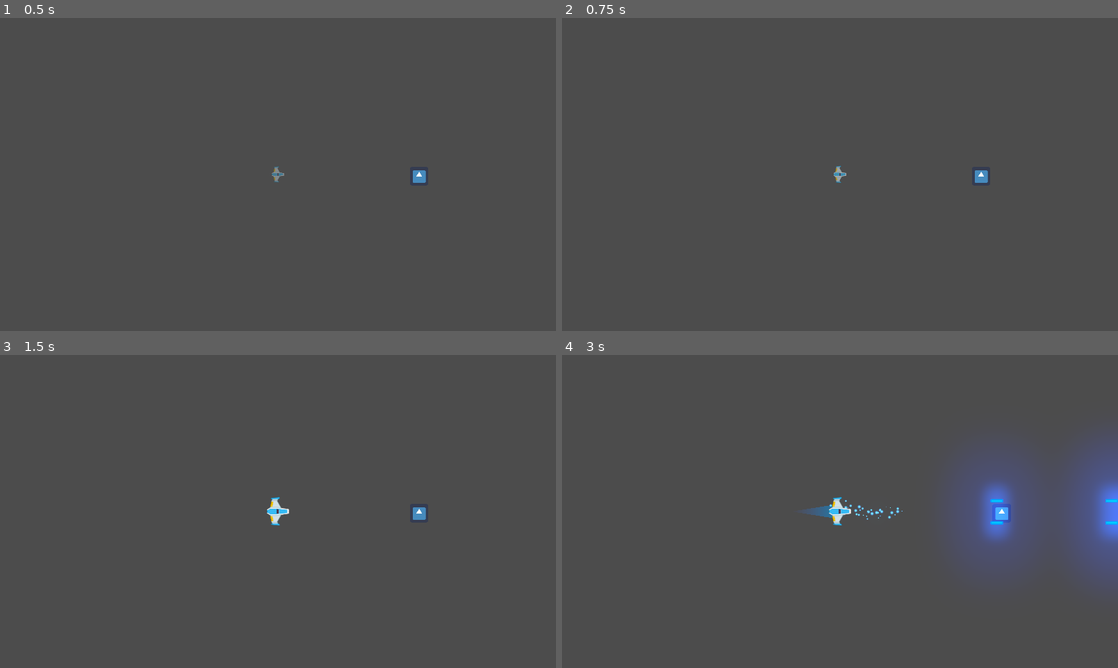
Above: before the commit, frames 1-4 (two rows, left to right).
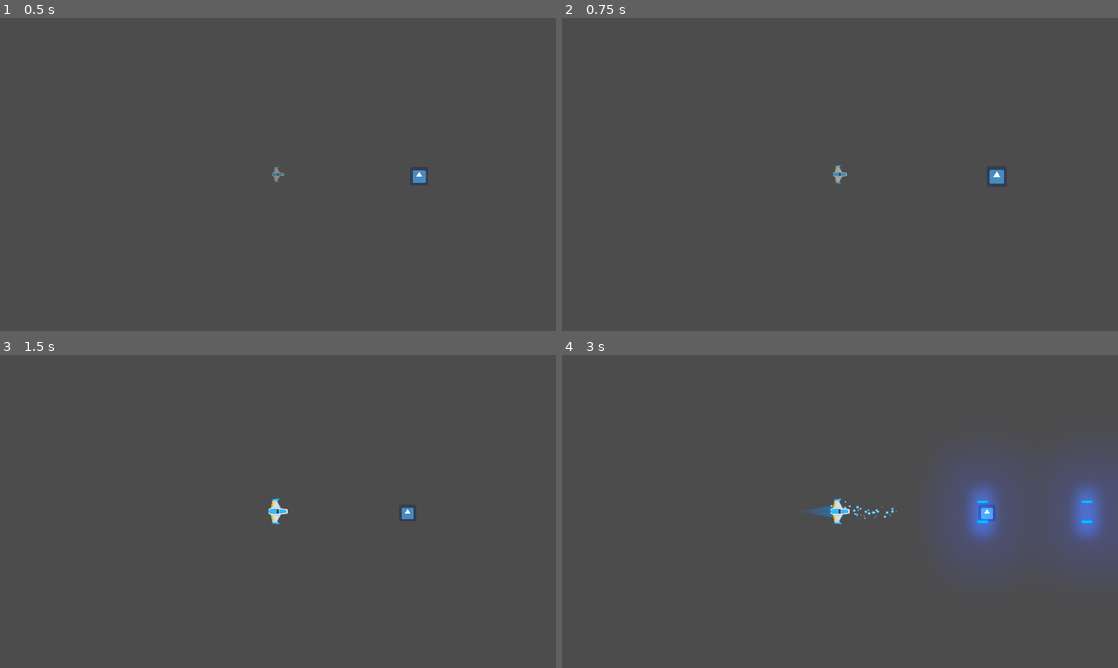
Above: after the commit, the same moments.

Repository: MRuiz1003/Meteoritos_Juego
Game: Godot game, scene res://Juego/Niveles/NivelTest.tscn
The game is run twice, just before and just after one commit, with the same random seed, the same clock (stepped at 60 frames per second) and the same inputs. The engine's default icon, where the game draws it, is replaced by a stand-in: a white triangle on a blue panel in a dark square.
Inputs (mouse positions are in pixels of both pictures, inside the frame that each line leads up to):
- Up to frame 1 (0.5 s): no input
- Up to frame 2 (0.75 s): move the mouse to (962, 158) at 0.52 s; hold W (mover_adelante) from 0.53 s (still down); hold Mouse wheel up (zoom_acercar) from 0.53 s (still down)
- Up to frame 3 (1.5 s): tap Mouse wheel down (zoom_alejar) at 0.8, 1.35 s; move the mouse to (166, 527) at 1.27 s; release W (mover_adelante) at 1.28 s; release Mouse wheel up (zoom_acercar) at 1.28 s; hold S (mover_atras) from 1.28 s (still down)
- Up to frame 4 (3 s): tap Mouse wheel up (zoom_acercar) at 1.55 s; move the mouse to (895, 442) at 2.02 s; release S (mover_atras) at 2.03 s; hold Z (disparo_principal) 2.03-2.78 s; hold W (mover_adelante) from 2.03 s (still down); tap Mouse wheel down (zoom_alejar) at 2.3 s; move the mouse to (812, 574) at 2.77 s; tap X (disparo_secundario) at 2.85 s

Frame 1 is identical in both runs. In frame 2, 0.2% of the frame differs, in the area x 48-80%, y 46-54%; in frame 3, 0.3%; in frame 4, 3.0%, in the area x 43-100%, y 33-66%.

Commit message:
Zoom cámara
Se agregó el zoom de la cámara del jugador

Diff:
--- a/Juego/Naves/Player/CamaraPlayer.gd
+++ b/Juego/Naves/Player/CamaraPlayer.gd
@@ -12,5 +12,6 @@
 		controlar_zoom(variacion_zoom)
 
 func controlar_zoom(mod_zoom: float) -> void:
-	zoom.x = clamp(zoom.x + mod_zoom, zoom_minimo, zoom_maximo)
-	zoom.y = clamp(zoom.y + mod_zoom, zoom_minimo, zoom_maximo)
+	var zoom_x = clamp(zoom.x + mod_zoom, zoom_minimo, zoom_maximo)
+	var zoom_y = clamp(zoom.y + mod_zoom, zoom_minimo, zoom_maximo)
+	zoom_suavizado(zoom_x, zoom_y, 0.15)
--- a/Juego/Naves/Player/Player.tscn
+++ b/Juego/Naves/Player/Player.tscn
@@ -9,7 +9,7 @@
 [ext_resource path="res://Juego/Naves/Player/Motor/MotorSFX.tscn" type="PackedScene" id=7]
 [ext_resource path="res://Juego/Naves/Player/hit.ogg" type="AudioStream" id=8]
 [ext_resource path="res://Juego/Naves/Player/Escudo/Escudo.tscn" type="PackedScene" id=9]
-[ext_resource path="res://Juego/Niveles/CamaraJuego.gd" type="Script" id=10]
+[ext_resource path="res://Juego/Naves/Player/CamaraPlayer.gd" type="Script" id=10]
 
 [sub_resource type="CircleShape2D" id=1]
 radius = 36.2354
@@ -93,6 +93,9 @@
 points = PoolVector2Array( 0, 0, 60, 0 )
 width = 50.0
 is_emitting = true
+resolution = 5.0
+lifetime = 0.5
+max_points = 100
 target_path = NodePath("..")
 
 [node name="MotorSFX" parent="." instance=ExtResource( 7 )]
--- a/Juego/Niveles/CamaraJuego.gd
+++ b/Juego/Niveles/CamaraJuego.gd
@@ -14,9 +14,10 @@
 
 func devolver_zoom_original() -> void:
 	puede_hacer_zoom = false
-	zoom_suavizado(zoom_original.x, zoom_original.y, 1.0)
+	zoom_suavizado(zoom_original.x, zoom_original.y, 1.5)
 
 func zoom_suavizado(nuevo_zoom_x: float, nuevo_zoom_y: float, tiempo_transicion: float) -> void:
+# warning-ignore:return_value_discarded
 	tween_zoom.interpolate_property(
 		self,
 		"zoom",
@@ -26,4 +27,5 @@
 		Tween.TRANS_LINEAR,
 		Tween.EASE_IN_OUT
 	)
+# warning-ignore:return_value_discarded
 	tween_zoom.start()
--- a/Juego/Niveles/Nivel.gd
+++ b/Juego/Niveles/Nivel.gd
@@ -11,6 +11,7 @@
 onready var contenedor_meteoritos: Node
 onready var contenedor_sector_meteoritos: Node
 onready var camara_nivel: Camera2D = $CamaraNivel
+onready var camara_player: Camera2D = $Player/CamaraPlayer
 
 var meteoritos_totales: int = 0
 
@@ -52,9 +53,10 @@
 	new_sector_meteoritos.crear(centro_camara, numero_peligros)
 	camara_nivel.global_position = centro_camara
 	contenedor_sector_meteoritos.add_child(new_sector_meteoritos)
-	$Player/CamaraPlayer.devolver_zoom_original()
+	camara_nivel.zoom = camara_player.zoom
+	camara_nivel.devolver_zoom_original()
 	transicion_camaras(
-		$Player/CamaraPlayer.global_position,
+		camara_player.global_position,
 		camara_nivel.global_position,
 		camara_nivel,
 		tiempo_transicion_camara
@@ -64,11 +66,14 @@
 	meteoritos_totales -= 1
 	if meteoritos_totales <= 0:
 		contenedor_sector_meteoritos.get_child(0).queue_free()
-		$Player/CamaraPlayer.set_puede_hacer_zoom(true)
+		camara_player.set_puede_hacer_zoom(true)
+		var zoom_actual = camara_player.zoom
+		camara_player.zoom = camara_nivel.zoom
+		camara_player.zoom_suavizado(zoom_actual.x, zoom_actual.y, 1.0)
 		transicion_camaras(
 			camara_nivel.global_position,
-			$Player/CamaraPlayer.global_position,
-			$Player/CamaraPlayer,
+			camara_player.global_position,
+			camara_player,
 			tiempo_transicion_camara * 0.10
 		)
 
--- a/Juego/Niveles/NivelTest.tscn
+++ b/Juego/Niveles/NivelTest.tscn
@@ -6,6 +6,7 @@
 [ext_resource path="res://Juego/Explosiones/Explosion.tscn" type="PackedScene" id=4]
 [ext_resource path="res://Juego/Peligros/SectorDePeligro.tscn" type="PackedScene" id=5]
 [ext_resource path="res://icon.png" type="Texture" id=6]
+[ext_resource path="res://Juego/Niveles/CamaraJuego.gd" type="Script" id=7]
 
 [node name="NivelTest" type="Node2D"]
 script = ExtResource( 2 )
@@ -26,6 +27,9 @@
 numero_peligros = 1
 
 [node name="CamaraNivel" type="Camera2D" parent="."]
+script = ExtResource( 7 )
+
+[node name="TweenZoom" type="Tween" parent="CamaraNivel"]
 
 [node name="TweenCamara" type="Tween" parent="."]
 
Not shown: 1 places in Juego/Niveles/NivelTest.tscn that only renumber resources
